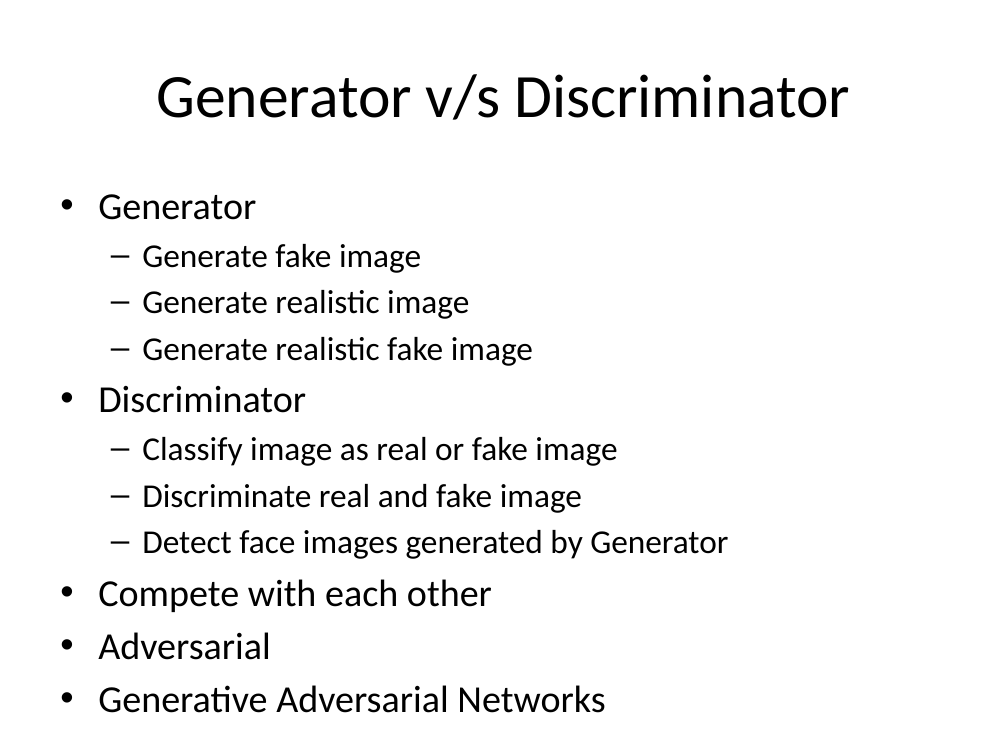
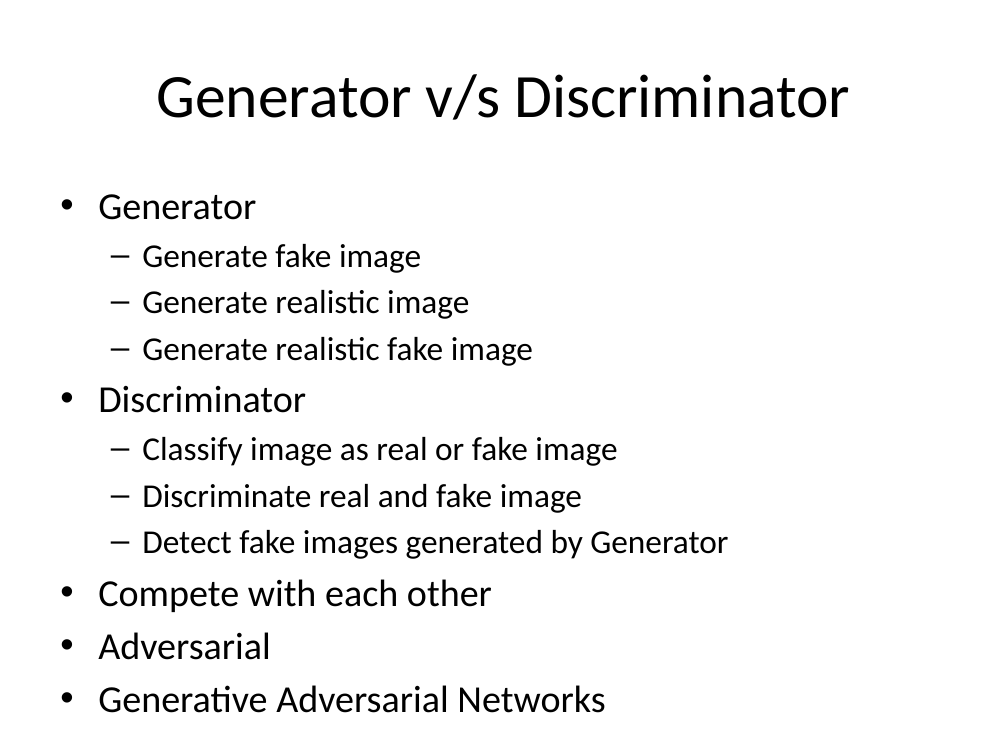
Before and after one commit to look4pritam/GenerativeAdversarialNetworks, a slide deck: slide 11 of Presentations/GenerativeAdversarialNetwork.pptx. Drawn at 1008x756 pixels with LibreOffice and Linux fonts; fonts in the diff are those of the drawing. Boxes give left, top, right and bottom in pixels: in the first picture for what was removed or moved away, otherwise in the second. Text is boxed around its words. In the diff, an @@ line names an element or a change of style, - is before the commit and + after.

```diff
--- a/Presentations/GenerativeAdversarialNetwork.pptx
+++ b/Presentations/GenerativeAdversarialNetwork.pptx
@@ text at [142, 530, 728, 559]: text changed @@
-  – Detect face images generated by Generator
+  – Detect fake images generated by Generator
```
